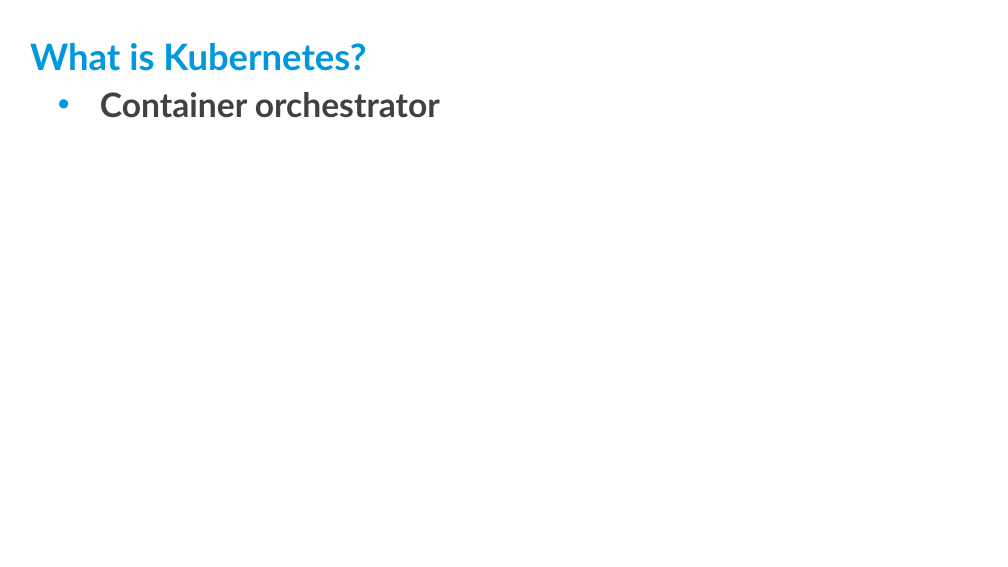
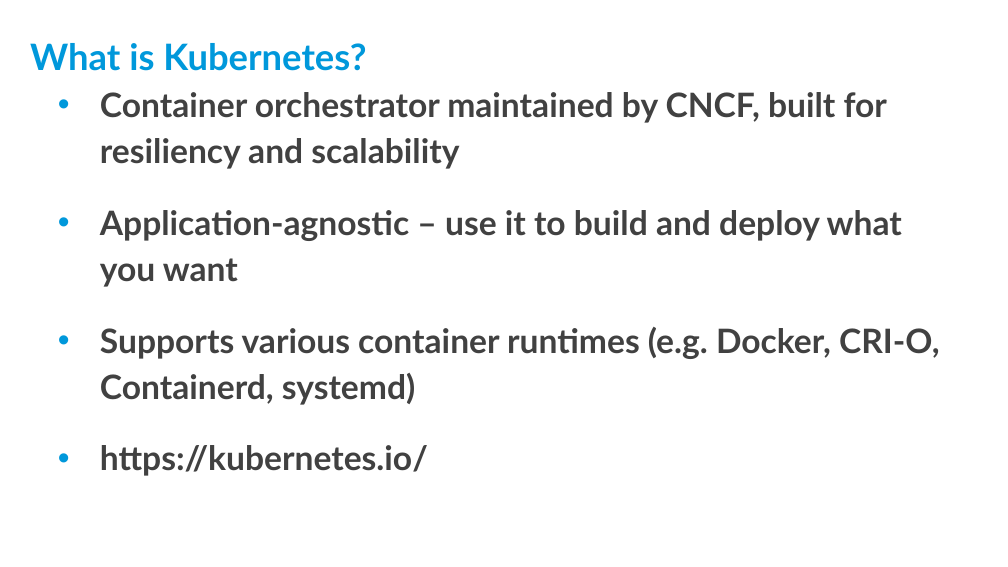
Before and after one commit to threexc/yocto-tekton, a slide deck: slide 10 of yddtalk/YP_DevDay_k8s_tekton.odp. Drawn at 1008x567 pixels with LibreOffice and Linux fonts; fonts in the diff are those of the drawing; background and template pictures are left out. Boxes give left, top, right and bottom in pixels: in the first picture for what was removed or moved away, otherwise in the second. Text is boxed around its words. In the diff, an @@ line names an element or a change of style, - is before the commit and + after.

```diff
--- a/yddtalk/YP_DevDay_k8s_tekton.odp
+++ b/yddtalk/YP_DevDay_k8s_tekton.odp
@@ text at [100, 92, 940, 476]: text changed @@
-• Container orchestrator
+• Container orchestrator maintained by CNCF, built for resiliency and scalability
+• Application-agnostic – use it to build and deploy what you want
+• Supports various container runtimes (e.g. Docker, CRI-O, Containerd, systemd)
+• https://kubernetes.io/
```
Also in this commit, not shown: 7 other slides changed.
